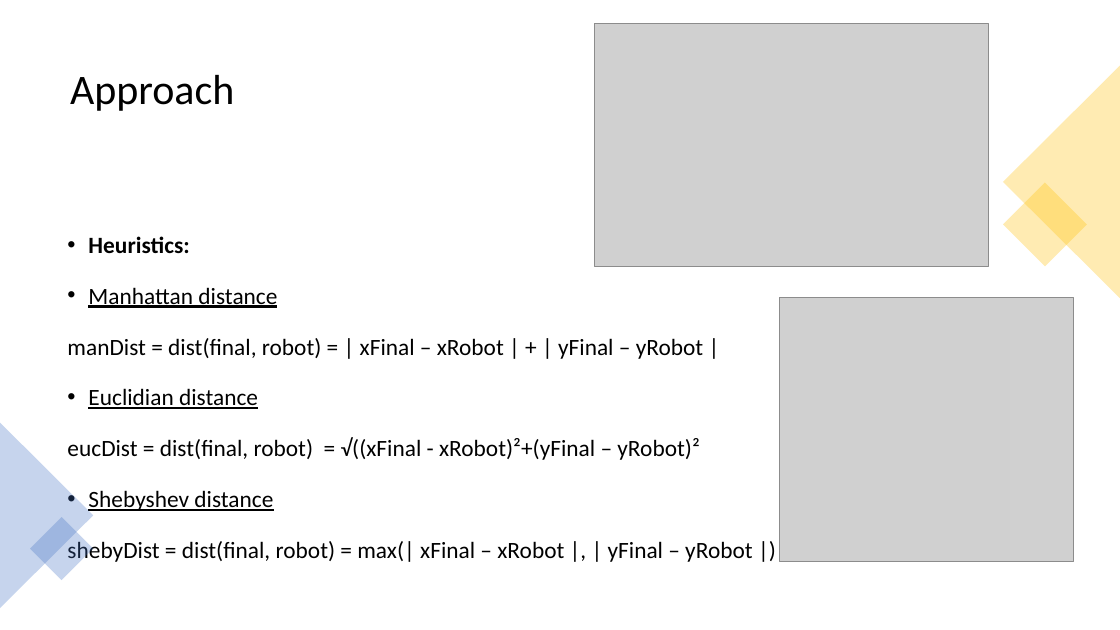
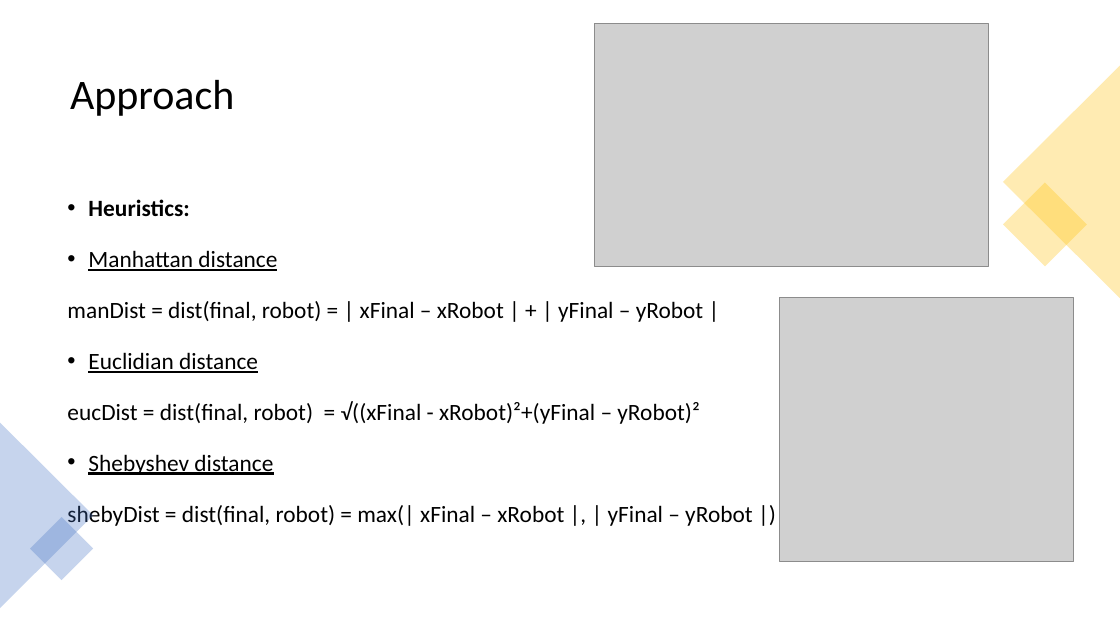
Before and after one commit to Juanbl2001/IART, a slide deck: slide 6 of docs/Final Delivery.odp. Drawn at 1120x630 pixels with LibreOffice and Linux fonts; fonts in the diff are those of the drawing; grey boxes stand for pictures. Boxes give left, top, right and bottom in pixels: in the first picture for what was removed or moved away, otherwise in the second. Text is boxed around its words. In the diff, an @@ line names an element or a change of style, - is before the commit and + after.

```diff
--- a/docs/Final Delivery.odp
+++ b/docs/Final Delivery.odp
@@ title "Approach": place and size @@
-title "Approach" at box(70, 75, 234, 111)
+title "Approach" at box(70, 80, 234, 116)
@@ text "Heuristics:": place and size @@
-text "Heuristics:" at box(67, 236, 753, 564)
+text "Heuristics:" at box(67, 199, 753, 528)
```
Also in this commit, not shown: 3 other slides changed, 1 other file.
